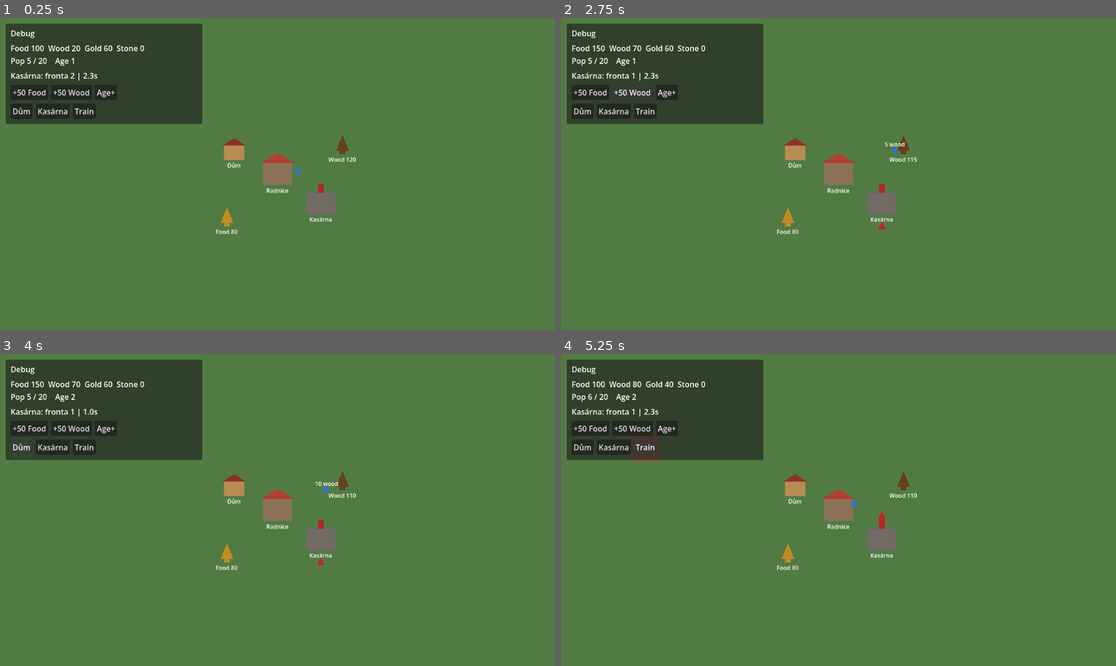
Above: before the commit, frames 1-4 (two rows, left to right).
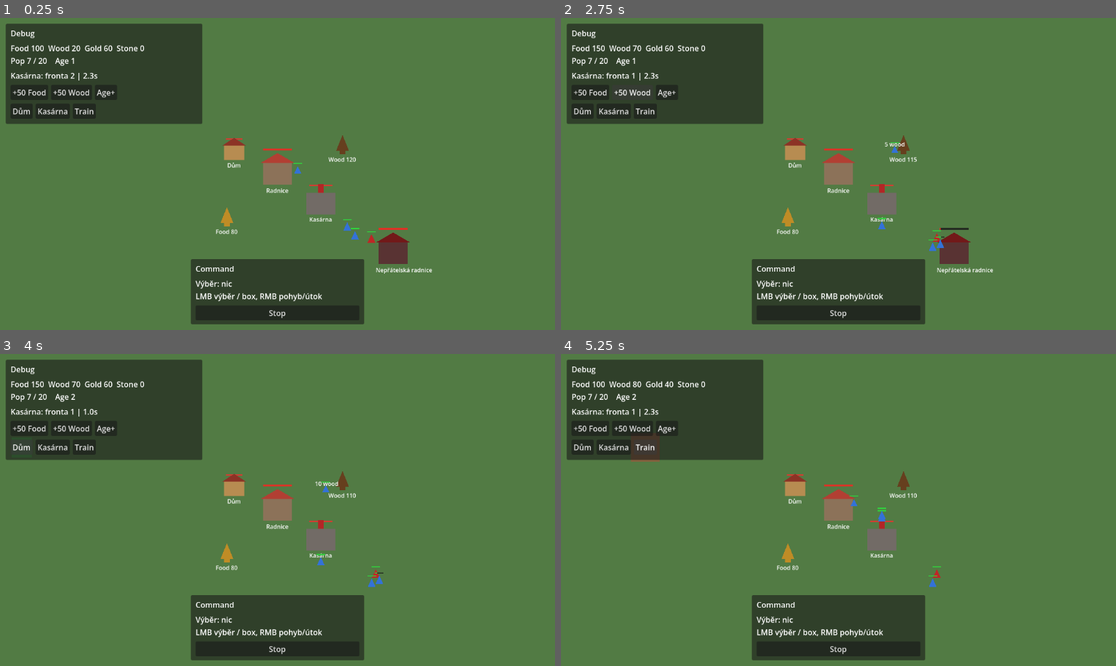
Above: after the commit, the same moments.

Repository: Kosino/ceske-srdce
Game: Godot game, scene res://scenes/map/Map.tscn
Same seed, same stepped clock (60 frames per second), same inputs: the game is played once before the commit and once after it.
Inputs (mouse positions are in pixels of both pictures, inside the frame that each line leads up to):
- Up to frame 1 (0.25 s): no input
- Up to frame 2 (2.75 s): click (838, 314) at 0.5 s, where only the run after the commit has a clickable "Stop"; click "+50 Food" at 1.25 s; click "+50 Wood" at 2 s
- Up to frame 3 (4 s): click "Age+" at 2.75 s; click "Dům" at 3.5 s
- Up to frame 4 (5.25 s): click "Kasárna" at 4.25 s; click "Train" at 5 s

The runs differ from the first frame. In frame 1, 7.3% of the frame differs, in the area x 4-78%, y 12-99%; in frame 2, 7.3%; in frame 3, 6.7%; in frame 4, 6.7%.

Commit message:
Implement combat, selection, AI, and victory
Add unit/building HP and attacks, box/single select with move-attack
orders, a CommandPanel tied to SelectionManager, simple enemy AI, and
victory when the enemy town hall falls. Mark Combat a výběr checklist
items done after headless verification.

Diff:
--- a/autoload/SelectionManager.gd
+++ b/autoload/SelectionManager.gd
@@ -4,19 +4,55 @@
 
 var selected_units: Array[Node] = []
 
+
 func select_single(unit: Node) -> void:
 	clear_selection()
 	if unit and is_instance_valid(unit):
-		selected_units.append(unit)
+		_add(unit)
 	selection_changed.emit(selected_units)
+
 
 func select_multiple(units: Array) -> void:
 	clear_selection()
 	for u in units:
 		if u and is_instance_valid(u):
-			selected_units.append(u)
+			_add(u)
 	selection_changed.emit(selected_units)
 
+
 func clear_selection() -> void:
+	for u in selected_units:
+		if is_instance_valid(u) and u.has_method("set_selected"):
+			u.set_selected(false)
 	selected_units.clear()
 	selection_changed.emit(selected_units)
+
+
+func issue_move(world_pos: Vector2) -> void:
+	for u in selected_units:
+		if is_instance_valid(u) and u.has_method("command_move"):
+			u.command_move(world_pos)
+
+
+func issue_attack(target: Node2D) -> void:
+	for u in selected_units:
+		if is_instance_valid(u) and u.has_method("command_attack"):
+			u.command_attack(target)
+
+
+func issue_stop() -> void:
+	for u in selected_units:
+		if is_instance_valid(u) and u.has_method("command_stop"):
+			u.command_stop()
+
+
+func notify_unit_removed(unit: Node) -> void:
+	if selected_units.has(unit):
+		selected_units.erase(unit)
+		selection_changed.emit(selected_units)
+
+
+func _add(unit: Node) -> void:
+	selected_units.append(unit)
+	if unit.has_method("set_selected"):
+		unit.set_selected(true)
--- a/scenes/map/Map.tscn
+++ b/scenes/map/Map.tscn
@@ -1,9 +1,13 @@
-[gd_scene load_steps=5 format=3 uid="uid://bqmapceskesrdce01"]
+[gd_scene load_steps=8 format=3 uid="uid://bqmapceskesrdce01"]
 
 [ext_resource type="Script" path="res://scripts/map/Map.gd" id="1_map"]
 [ext_resource type="Script" path="res://scripts/camera/RTSCamera.gd" id="2_camera"]
 [ext_resource type="Script" path="res://scripts/ui/DebugPanel.gd" id="3_debug"]
 [ext_resource type="Script" path="res://scripts/buildings/BuildingPlacer.gd" id="4_placer"]
+[ext_resource type="Script" path="res://scripts/input/SelectionController.gd" id="5_select"]
+[ext_resource type="Script" path="res://scripts/ui/CommandPanel.gd" id="6_command"]
+[ext_resource type="Script" path="res://scripts/ai/SimpleEnemyAI.gd" id="7_ai"]
+[ext_resource type="Script" path="res://scripts/game/VictoryController.gd" id="8_victory"]
 
 [node name="Map" type="Node2D"]
 script = ExtResource("1_map")
@@ -19,6 +23,15 @@
 
 [node name="BuildingPlacer" type="Node2D" parent="."]
 script = ExtResource("4_placer")
+
+[node name="SelectionController" type="Node2D" parent="."]
+script = ExtResource("5_select")
+
+[node name="SimpleEnemyAI" type="Node" parent="."]
+script = ExtResource("7_ai")
+
+[node name="VictoryController" type="Node" parent="."]
+script = ExtResource("8_victory")
 
 [node name="Camera2D" type="Camera2D" parent="."]
 position = Vector2(1000, 1000)
@@ -92,9 +105,48 @@
 layout_mode = 2
 text = "Train"
 
+[node name="CommandPanel" type="PanelContainer" parent="UI"]
+anchors_preset = 7
+anchor_left = 0.5
+anchor_top = 1.0
+anchor_right = 0.5
+anchor_bottom = 1.0
+offset_left = -180.0
+offset_top = -110.0
+offset_right = 180.0
+offset_bottom = -12.0
+grow_horizontal = 2
+grow_vertical = 0
+script = ExtResource("6_command")
+
+[node name="CommandMargin" type="MarginContainer" parent="UI/CommandPanel"]
+layout_mode = 2
+theme_override_constants/margin_left = 10
+theme_override_constants/margin_top = 8
+theme_override_constants/margin_right = 10
+theme_override_constants/margin_bottom = 8
+
+[node name="CommandVBox" type="VBoxContainer" parent="UI/CommandPanel/CommandMargin"]
+layout_mode = 2
+theme_override_constants/separation = 8
+
+[node name="CommandTitle" type="Label" parent="UI/CommandPanel/CommandMargin/CommandVBox"]
+layout_mode = 2
+text = "Command"
+
+[node name="CommandSummary" type="Label" parent="UI/CommandPanel/CommandMargin/CommandVBox"]
+unique_name_in_owner = true
+layout_mode = 2
+text = "Výběr: …"
+
+[node name="StopButton" type="Button" parent="UI/CommandPanel/CommandMargin/CommandVBox"]
+layout_mode = 2
+text = "Stop"
+
 [connection signal="pressed" from="UI/DebugPanel/Margin/VBox/Buttons/AddFood" to="UI/DebugPanel" method="_on_add_food_pressed"]
 [connection signal="pressed" from="UI/DebugPanel/Margin/VBox/Buttons/AddWood" to="UI/DebugPanel" method="_on_add_wood_pressed"]
 [connection signal="pressed" from="UI/DebugPanel/Margin/VBox/Buttons/AdvanceAge" to="UI/DebugPanel" method="_on_advance_age_pressed"]
 [connection signal="pressed" from="UI/DebugPanel/Margin/VBox/BuildButtons/PlaceHouse" to="UI/DebugPanel" method="_on_place_house_pressed"]
 [connection signal="pressed" from="UI/DebugPanel/Margin/VBox/BuildButtons/PlaceBarracks" to="UI/DebugPanel" method="_on_place_barracks_pressed"]
 [connection signal="pressed" from="UI/DebugPanel/Margin/VBox/BuildButtons/TrainSoldier" to="UI/DebugPanel" method="_on_train_soldier_pressed"]
+[connection signal="pressed" from="UI/CommandPanel/CommandMargin/CommandVBox/StopButton" to="UI/CommandPanel" method="_on_stop_pressed"]
--- /dev/null
+++ b/scripts/ai/SimpleEnemyAI.gd
@@ -0,0 +1,44 @@
+extends Node
+class_name SimpleEnemyAI
+
+@export var retarget_interval: float = 1.0
+
+var _timer: float = 0.0
+
+
+func _process(delta: float) -> void:
+	_timer -= delta
+	if _timer > 0.0:
+		return
+	_timer = retarget_interval
+	_assign_targets()
+
+
+func _assign_targets() -> void:
+	var enemies := get_tree().get_nodes_in_group("enemy_units")
+	if enemies.is_empty():
+		return
+	for node in enemies:
+		if not (node is Unit):
+			continue
+		var unit := node as Unit
+		if is_instance_valid(unit.attack_target):
+			continue
+		var target := _nearest_player_threat(unit.global_position)
+		if target:
+			unit.command_attack(target)
+
+
+func _nearest_player_threat(from_pos: Vector2) -> Node2D:
+	var best: Node2D = null
+	var best_dist := INF
+	for group_name in ["player_units", "player_buildings", "player_town_hall"]:
+		for node in get_tree().get_nodes_in_group(group_name):
+			if not (node is Node2D):
+				continue
+			var n := node as Node2D
+			var d := from_pos.distance_to(n.global_position)
+			if d < best_dist:
+				best_dist = d
+				best = n
+	return best
--- a/scripts/buildings/Building.gd
+++ b/scripts/buildings/Building.gd
@@ -1,6 +1,9 @@
 extends Node2D
 class_name Building
 
+signal destroyed(building: Building)
+
+@export var team: int = 0
 @export var building_id: String = ""
 @export var display_name: String = "Budova"
 @export var max_hp: float = 500.0
@@ -12,5 +15,29 @@
 func _ready() -> void:
 	hp = max_hp
 	add_to_group("buildings")
+	if team == 0:
+		add_to_group("player_buildings")
+	else:
+		add_to_group("enemy_buildings")
 	if has_node("Label"):
 		$Label.text = display_name
+
+
+func _draw() -> void:
+	var ratio := clampf(hp / maxf(max_hp, 1.0), 0.0, 1.0)
+	var bar_w := footprint.x * 0.8
+	draw_rect(Rect2(Vector2(-bar_w * 0.5, -footprint.y * 0.5 - 10.0), Vector2(bar_w, 4.0)), Color(0.1, 0.1, 0.1, 0.8))
+	draw_rect(Rect2(Vector2(-bar_w * 0.5, -footprint.y * 0.5 - 10.0), Vector2(bar_w * ratio, 4.0)), Color(0.85, 0.25, 0.2, 0.95))
+
+
+func take_damage(amount: float) -> void:
+	hp -= amount
+	queue_redraw()
+	if hp <= 0.0:
+		die()
+
+
+func die() -> void:
+	destroyed.emit(self)
+	print("[COMBAT] building destroyed team=%d id=%s" % [team, building_id])
+	queue_free()
--- /dev/null
+++ b/scripts/game/VictoryController.gd
@@ -0,0 +1,41 @@
+extends Node
+class_name VictoryController
+
+signal match_ended(player_won: bool)
+
+var ended: bool = false
+
+
+func _ready() -> void:
+	add_to_group("victory_controller")
+	call_deferred("_connect_halls")
+
+
+func _connect_halls() -> void:
+	for hall in get_tree().get_nodes_in_group("town_halls"):
+		_watch_hall(hall)
+
+
+func watch_new_hall(hall: DropOff) -> void:
+	_watch_hall(hall)
+
+
+func _watch_hall(hall: Variant) -> void:
+	if hall == null or not is_instance_valid(hall):
+		return
+	if hall is DropOff and not (hall as DropOff).destroyed.is_connected(_on_hall_destroyed):
+		(hall as DropOff).destroyed.connect(_on_hall_destroyed)
+
+
+func _on_hall_destroyed(hall: DropOff) -> void:
+	if ended:
+		return
+	ended = true
+	var player_won := hall.team != 0
+	if player_won:
+		print("[VICTORY] enemy Radnice destroyed — player wins")
+		NotificationManager.show_message("Vítězství! Nepřátelská radnice padla.")
+	else:
+		print("[DEFEAT] player Radnice destroyed — player loses")
+		NotificationManager.show_message("Porážka! Tvá radnice byla zničena.")
+	match_ended.emit(player_won)
--- /dev/null
+++ b/scripts/input/SelectionController.gd
@@ -0,0 +1,128 @@
+extends Node2D
+class_name SelectionController
+
+@export var box_threshold: float = 8.0
+
+var _dragging: bool = false
+var _drag_start_screen: Vector2 = Vector2.ZERO
+var _drag_current_screen: Vector2 = Vector2.ZERO
+
+
+func _ready() -> void:
+	add_to_group("selection_controller")
+	z_index = 200
+
+
+func _unhandled_input(event: InputEvent) -> void:
+	var placer := get_tree().get_first_node_in_group("building_placer") as BuildingPlacer
+	if placer and placer.placing_type != "":
+		return
+
+	if event is InputEventMouseButton:
+		var mb := event as InputEventMouseButton
+		if mb.button_index == MOUSE_BUTTON_LEFT:
+			if mb.pressed:
+				_dragging = true
+				_drag_start_screen = mb.position
+				_drag_current_screen = mb.position
+			else:
+				if _dragging:
+					_finish_left_select(mb.position)
+				_dragging = false
+				queue_redraw()
+			get_viewport().set_input_as_handled()
+		elif mb.button_index == MOUSE_BUTTON_RIGHT and mb.pressed:
+			_issue_right_click_command()
+			get_viewport().set_input_as_handled()
+
+	elif event is InputEventMouseMotion and _dragging:
+		_drag_current_screen = (event as InputEventMouseMotion).position
+		queue_redraw()
+
+
+func _draw() -> void:
+	if not _dragging:
+		return
+	var a := _screen_to_local(_drag_start_screen)
+	var b := _screen_to_local(_drag_current_screen)
+	var rect := Rect2(a, b - a).abs()
+	draw_rect(rect, Color(0.2, 0.7, 1.0, 0.15), true)
+	draw_rect(rect, Color(0.4, 0.85, 1.0, 0.9), false, 1.5)
+
+
+func _finish_left_select(end_screen: Vector2) -> void:
+	var start_world := _screen_to_world(_drag_start_screen)
+	var end_world := _screen_to_world(end_screen)
+	if _drag_start_screen.distance_to(end_screen) < box_threshold:
+		_single_select_at(end_world)
+	else:
+		_box_select(Rect2(start_world, end_world - start_world).abs())
+
+
+func _single_select_at(world_pos: Vector2) -> void:
+	var best: Unit = null
+	var best_dist := 28.0
+	for node in get_tree().get_nodes_in_group("player_units"):
+		if not (node is Unit):
+			continue
+		var unit := node as Unit
+		var d := unit.global_position.distance_to(world_pos)
+		if d < best_dist:
+			best_dist = d
+			best = unit
+	if best:
+		SelectionManager.select_single(best)
+	else:
+		SelectionManager.clear_selection()
+
+
+func _box_select(world_rect: Rect2) -> void:
+	var picked: Array = []
+	for node in get_tree().get_nodes_in_group("player_units"):
+		if node is Unit and world_rect.has_point((node as Unit).global_position):
+			picked.append(node)
+	if picked.is_empty():
+		SelectionManager.clear_selection()
+	else:
+		SelectionManager.select_multiple(picked)
+
+
+func _issue_right_click_command() -> void:
+	if SelectionManager.selected_units.is_empty():
+		return
+	var world_pos := get_global_mouse_position()
+	var enemy := _find_enemy_at(world_pos)
+	if enemy:
+		SelectionManager.issue_attack(enemy)
+		NotificationManager.show_message("Útok!")
+	else:
+		SelectionManager.issue_move(world_pos)
+
+
+func _find_enemy_at(world_pos: Vector2) -> Node2D:
+	var best: Node2D = null
+	var best_dist := 40.0
+	for group_name in ["enemy_units", "enemy_buildings", "enemy_town_hall"]:
+		for node in get_tree().get_nodes_in_group(group_name):
+			if not (node is Node2D):
+				continue
+			var n := node as Node2D
+			var radius := 24.0
+			if n is DropOff:
+				radius = (n as DropOff).dropoff_radius
+			elif n is Building:
+				radius = (n as Building).footprint.length() * 0.3
+			var d := n.global_position.distance_to(world_pos)
+			if d < maxf(best_dist, radius) and d < best_dist + radius:
+				best_dist = d
+				best = n
+	return best
+
+
+func _screen_to_world(screen_pos: Vector2) -> Vector2:
+	var canvas := get_canvas_transform()
+	return canvas.affine_inverse() * screen_pos
+
+
+func _screen_to_local(screen_pos: Vector2) -> Vector2:
+	return to_local(_screen_to_world(screen_pos))
--- a/scripts/map/Map.gd
+++ b/scripts/map/Map.gd
@@ -4,10 +4,12 @@
 const VILLAGER_SCENE := preload("res://scenes/units/Villager.tscn")
 const RESOURCE_SCENE := preload("res://scenes/world/ResourceNode.tscn")
 const DROPOFF_SCENE := preload("res://scenes/world/DropOff.tscn")
+const SOLDIER_SCENE := preload("res://scenes/units/Soldier.tscn")
 
 @onready var navigation_region: NavigationRegion2D = $NavigationRegion2D
 @onready var entities: Node2D = $Entities
 @onready var building_placer: BuildingPlacer = $BuildingPlacer
+@onready var victory: VictoryController = $VictoryController
 
 
 func _ready() -> void:
@@ -16,7 +18,8 @@
 	await get_tree().physics_frame
 	_spawn_gathering_demo()
 	_spawn_building_demo()
-	NotificationManager.show_message("Stavění: Dům/Kasárna z debug panelu, Train = fronta.")
+	_spawn_combat_demo()
+	NotificationManager.show_message("Combat: LMB výběr, RMB útok/pohyb. Znič nepřátelskou radnici.")
 
 
 func _setup_navigation() -> void:
@@ -35,8 +38,10 @@
 
 func _spawn_gathering_demo() -> void:
 	var dropoff: DropOff = DROPOFF_SCENE.instantiate()
+	dropoff.team = 0
 	dropoff.position = Vector2(1000, 1000)
 	entities.add_child(dropoff)
+	victory.watch_new_hall(dropoff)
 
 	var wood: ResourceNode = RESOURCE_SCENE.instantiate()
 	wood.resource_type = "wood"
@@ -57,10 +62,32 @@
 
 
 func _spawn_building_demo() -> void:
-	# Deterministic placement for headless validation + playable starting buildings.
 	building_placer.place_at("house", Vector2(880, 940))
 	var barracks := building_placer.place_at("barracks", Vector2(1120, 1080))
 	if barracks is Barracks:
 		var b := barracks as Barracks
 		b.enqueue_soldier()
 		b.enqueue_soldier()
+
+
+func _spawn_combat_demo() -> void:
+	var enemy_hall: DropOff = DROPOFF_SCENE.instantiate()
+	enemy_hall.team = 1
+	enemy_hall.max_hp = 50.0
+	enemy_hall.position = Vector2(1320, 1220)
+	entities.add_child(enemy_hall)
+	victory.watch_new_hall(enemy_hall)
+
+	var enemy: Soldier = SOLDIER_SCENE.instantiate()
+	enemy.team = 1
+	enemy.position = Vector2(1260, 1180)
+	entities.add_child(enemy)
+
+	# Immediate player strike team for headless victory without waiting on train timers.
+	for offset in [Vector2(1180, 1140), Vector2(1200, 1160)]:
+		var ally: Soldier = SOLDIER_SCENE.instantiate()
+		ally.team = 0
+		ally.position = offset
+		entities.add_child(ally)
+		GameManager.change_population(1)
+		ally.command_attack(enemy_hall)
--- /dev/null
+++ b/scripts/ui/CommandPanel.gd
@@ -0,0 +1,38 @@
+extends PanelContainer
+class_name CommandPanel
+
+@onready var summary_label: Label = %CommandSummary
+
+
+func _ready() -> void:
+	SelectionManager.selection_changed.connect(_on_selection_changed)
+	_on_selection_changed(SelectionManager.selected_units)
+
+
+func _on_selection_changed(units: Array) -> void:
+	if units.is_empty():
+		summary_label.text = "Výběr: nic\nLMB výběr / box, RMB pohyb/útok"
+		return
+	var soldiers := 0
+	var villagers := 0
+	var other := 0
+	for u in units:
+		if u is Soldier:
+			soldiers += 1
+		elif u is Villager:
+			villagers += 1
+		else:
+			other += 1
+	var parts: PackedStringArray = []
+	if soldiers > 0:
+		parts.append("%d voják" % soldiers)
+	if villagers > 0:
+		parts.append("%d vesničan" % villagers)
+	if other > 0:
+		parts.append("%d jiní" % other)
+	summary_label.text = "Výběr: %s\nStop zruší útok/pohyb" % ", ".join(parts)
+
+
+func _on_stop_pressed() -> void:
+	SelectionManager.issue_stop()
+	NotificationManager.show_message("Stop")
--- a/scripts/units/Soldier.gd
+++ b/scripts/units/Soldier.gd
@@ -5,7 +5,19 @@
 func _ready() -> void:
 	speed = 90.0
 	max_hp = 55.0
+	attack_damage = 8.0
+	attack_range = 38.0
+	attack_cooldown = 0.7
+	can_attack = true
 	super._ready()
 	add_to_group("soldiers")
-	if has_node("Visual"):
+	_apply_team_visual()
+
+
+func _apply_team_visual() -> void:
+	if not has_node("Visual"):
+		return
+	if team == 0:
+		$Visual.color = Color(0.2, 0.45, 0.85, 1.0)
+	else:
 		$Visual.color = Color(0.75, 0.15, 0.15, 1.0)
--- a/scripts/units/Unit.gd
+++ b/scripts/units/Unit.gd
@@ -1,20 +1,49 @@
 extends CharacterBody2D
 class_name Unit
 
+signal died(unit: Unit)
+
+@export var team: int = 0
 @export var speed: float = 80.0
 @export var max_hp: float = 40.0
+@export var attack_damage: float = 5.0
+@export var attack_range: float = 36.0
+@export var attack_cooldown: float = 0.8
+@export var can_attack: bool = true
 
 var hp: float
+var selected: bool = false
+var attack_target: Node2D = null
+var _attack_timer: float = 0.0
 
 @onready var navigation_agent: NavigationAgent2D = $NavigationAgent2D
 
 
 func _ready() -> void:
 	hp = max_hp
+	add_to_group("units")
+	if team == 0:
+		add_to_group("player_units")
+	else:
+		add_to_group("enemy_units")
 	if navigation_agent:
 		navigation_agent.velocity_computed.connect(_on_velocity_computed)
 		navigation_agent.avoidance_enabled = true
 		navigation_agent.max_speed = speed
+
+
+func _draw() -> void:
+	if selected:
+		draw_arc(Vector2.ZERO, 16.0, 0.0, TAU, 28, Color(1.0, 0.9, 0.2, 0.95), 2.0)
+	var ratio := clampf(hp / maxf(max_hp, 1.0), 0.0, 1.0)
+	var bar_w := 24.0
+	draw_rect(Rect2(Vector2(-bar_w * 0.5, -22.0), Vector2(bar_w, 3.0)), Color(0.1, 0.1, 0.1, 0.8))
+	draw_rect(Rect2(Vector2(-bar_w * 0.5, -22.0), Vector2(bar_w * ratio, 3.0)), Color(0.2, 0.85, 0.25, 0.95))
+
+
+func set_selected(value: bool) -> void:
+	selected = value
+	queue_redraw()
 
 
 func set_movement_target(target: Vector2) -> void:
@@ -29,12 +58,65 @@
 	velocity = Vector2.ZERO
 
 
+func command_move(world_pos: Vector2) -> void:
+	attack_target = null
+	set_movement_target(world_pos)
+
+
+func command_attack(target: Node2D) -> void:
+	if not can_attack or target == null or not is_instance_valid(target):
+		return
+	if "team" in target and int(target.get("team")) == team:
+		return
+	attack_target = target
+	set_movement_target(target.global_position)
+
+
+func command_stop() -> void:
+	attack_target = null
+	stop_movement()
+
+
 func is_navigation_finished() -> bool:
 	return navigation_agent == null or navigation_agent.is_navigation_finished()
 
 
-func _physics_process(_delta: float) -> void:
-	_steer_toward_target()
+func _physics_process(delta: float) -> void:
+	_attack_timer = maxf(_attack_timer - delta, 0.0)
+	if can_attack and is_instance_valid(attack_target):
+		_chase_and_attack()
+	else:
+		attack_target = null
+		_steer_toward_target()
+
+
+func _chase_and_attack() -> void:
+	var reach := attack_range + _target_radius(attack_target)
+	if global_position.distance_to(attack_target.global_position) <= reach:
+		stop_movement()
+		_try_strike()
+	else:
+		set_movement_target(attack_target.global_position)
+		_steer_toward_target()
+
+
+func _try_strike() -> void:
+	if _attack_timer > 0.0 or not is_instance_valid(attack_target):
+		return
+	_attack_timer = attack_cooldown
+	if attack_target.has_method("take_damage"):
+		attack_target.call("take_damage", attack_damage)
+		print("[COMBAT] team%d hit %s for %.1f" % [team, attack_target.name, attack_damage])
+	if not is_instance_valid(attack_target):
+		attack_target = null
+
+
+func _target_radius(target: Node2D) -> float:
+	if target is Building:
+		return (target as Building).footprint.length() * 0.25
+	if target is DropOff:
+		return (target as DropOff).dropoff_radius * 0.5
+	return 8.0
 
 
 func _steer_toward_target() -> void:
@@ -53,10 +135,15 @@
 
 func take_damage(amount: float) -> void:
 	hp -= amount
+	queue_redraw()
 	if hp <= 0.0:
 		die()
 
 
 func die() -> void:
-	GameManager.change_population(-1)
+	died.emit(self)
+	if team == 0:
+		GameManager.change_population(-1)
+	SelectionManager.notify_unit_removed(self)
+	print("[COMBAT] unit died team=%d name=%s" % [team, name])
 	queue_free()
--- a/scripts/units/Villager.gd
+++ b/scripts/units/Villager.gd
@@ -17,6 +17,7 @@
 
 
 func _ready() -> void:
+	can_attack = false
 	super._ready()
 	_refresh_carry_label()
 
--- a/scripts/world/DropOff.gd
+++ b/scripts/world/DropOff.gd
@@ -1,10 +1,48 @@
 extends Node2D
 class_name DropOff
 
+signal destroyed(hall: DropOff)
+
+@export var team: int = 0
 @export var dropoff_radius: float = 48.0
 @export var building_name: String = "Radnice"
+@export var max_hp: float = 800.0
+
+var hp: float
 
 
 func _ready() -> void:
+	hp = max_hp
+	add_to_group("town_halls")
+	if team == 0:
+		add_to_group("player_town_hall")
+		add_to_group("player_buildings")
+	else:
+		add_to_group("enemy_town_hall")
+		add_to_group("enemy_buildings")
+		building_name = "Nepřátelská radnice"
+		if has_node("Visual"):
+			$Visual.color = Color(0.35, 0.2, 0.2, 1.0)
+		if has_node("Roof"):
+			$Roof.color = Color(0.45, 0.1, 0.1, 1.0)
 	if has_node("Label"):
 		$Label.text = building_name
+
+
+func _draw() -> void:
+	var ratio := clampf(hp / maxf(max_hp, 1.0), 0.0, 1.0)
+	draw_rect(Rect2(Vector2(-40.0, -70.0), Vector2(80.0, 5.0)), Color(0.1, 0.1, 0.1, 0.8))
+	draw_rect(Rect2(Vector2(-40.0, -70.0), Vector2(80.0 * ratio, 5.0)), Color(0.9, 0.2, 0.15, 0.95))
+
+
+func take_damage(amount: float) -> void:
+	hp -= amount
+	queue_redraw()
+	if hp <= 0.0:
+		die()
+
+
+func die() -> void:
+	destroyed.emit(self)
+	print("[COMBAT] radnice destroyed team=%d" % team)
+	queue_free()
Not shown, added: scripts/ai/SimpleEnemyAI.gd.uid
Not shown, added: scripts/game/VictoryController.gd.uid
Not shown, added: scripts/input/SelectionController.gd.uid
Not shown, added: scripts/ui/CommandPanel.gd.uid
Not shown, changed: START_HERE.md
Not shown, changed: docs/PROTOTYPE_CHECKLIST.md
